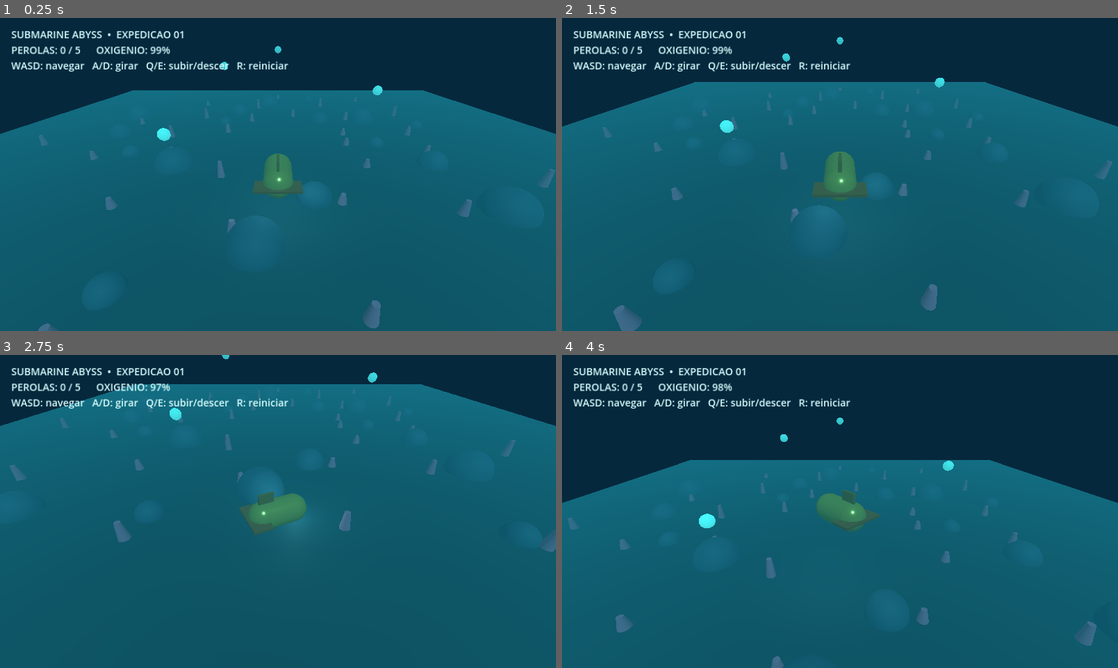
Above: before the commit, frames 1-4 (two rows, left to right).
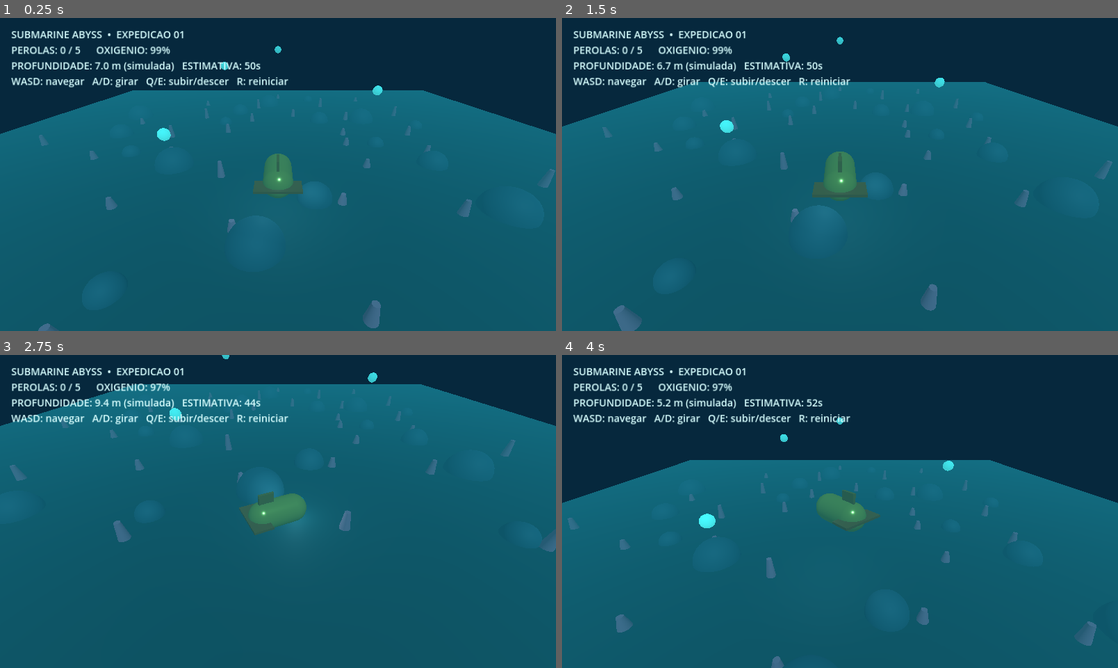
Above: after the commit, the same moments.

Repository: juniordev830/submarine-abyss
Game: Godot game, scene res://scenes/main.tscn
Two runs of this game, one before a commit and one after it. Both use one fixed random seed, a clock stepped at 60 frames per second and the inputs below.
Inputs:
- Up to frame 1 (0.25 s): no input
- Up to frame 2 (1.5 s): hold D 0.53-1.28 s; hold R 0.53-1.28 s; tap Enter at 1.25 s; hold S from 1.28 s (still down); tap E at 1.35 s
- Up to frame 3 (2.75 s): release S at 2.03 s; hold D from 2.03 s (still down); hold Q from 2.03 s (still down)
- Up to frame 4 (4 s): release D at 2.78 s; release Q at 2.78 s; hold W 2.78-3.53 s; tap R at 2.85 s; hold A from 3.53 s (still down); hold E from 3.53 s (still down)

The runs differ from the first frame. In frame 1, 1.5% of the frame differs, in the area x 2-52%, y 13-23%; in frame 2, 1.5%; in frame 3, 1.5%; in frame 4, 1.5%, in the area x 2-52%, y 9-23%.

Commit message:
feat(godot): display dive depth and use depth-adjusted oxygen drain

Diff:
--- a/scripts/ocean.gd
+++ b/scripts/ocean.gd
@@ -120,7 +120,8 @@
 		get_tree().reload_current_scene()
 		return
 	if not finished:
-		oxygen = Rules.consume_oxygen(oxygen, delta)
+		var drain_rate: float = Rules.oxygen_rate_at_depth(submarine.global_position.y)
+		oxygen = Rules.consume_oxygen(oxygen, delta, drain_rate)
 		for gem in collectibles:
 			gem.rotate_y(delta)
 			if Rules.can_collect(submarine.global_position.distance_to(gem.global_position)):
@@ -145,4 +146,7 @@
 func _refresh_hud() -> void:
 	if not is_instance_valid(hud):
 		return
-	hud.text = "SUBMARINE ABYSS  •  EXPEDICAO 01\nPEROLAS: %d / 5      OXIGENIO: %d%%\nWASD: navegar   A/D: girar   Q/E: subir/descer   R: reiniciar\n%s" % [collected, int(oxygen), result]
+	var depth: float = maxf(0.0, 10.0 - submarine.global_position.y)
+	var rate: float = Rules.oxygen_rate_at_depth(submarine.global_position.y)
+	var remaining: int = int(ceil(Rules.estimated_oxygen_seconds(oxygen, rate)))
+	hud.text = "SUBMARINE ABYSS  •  EXPEDICAO 01\nPEROLAS: %d / 5      OXIGENIO: %d%%\nPROFUNDIDADE: %.1f m (simulada)   ESTIMATIVA: %ds\nWASD: navegar   A/D: girar   Q/E: subir/descer   R: reiniciar\n%s" % [collected, int(oxygen), depth, remaining, result]
